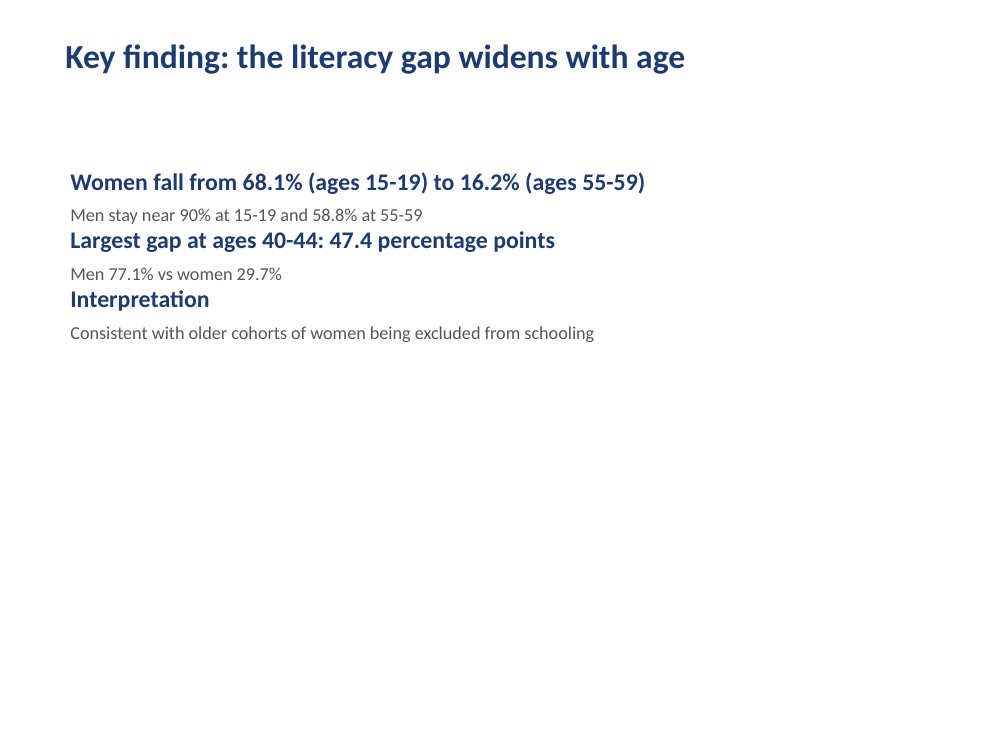
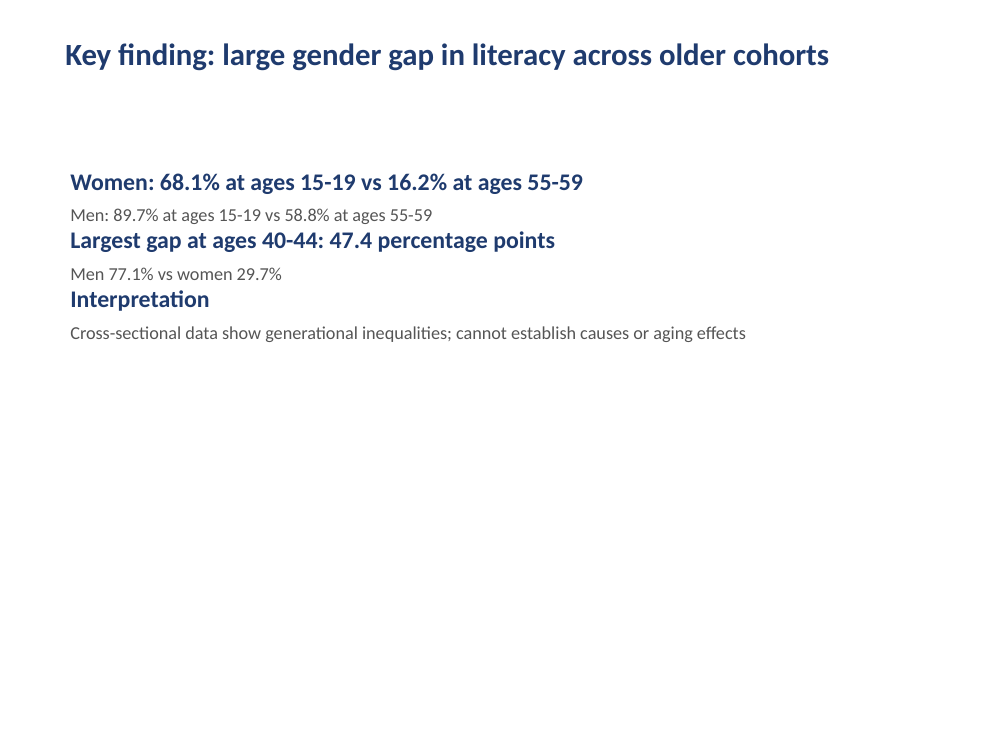
Before and after one commit to abuzark8022/ECO346-A1-FA24-BEDS-105, a slide deck: slide 3 of slides/FA24-BEDS-105.pptx. Drawn at 1008x756 pixels with LibreOffice and Linux fonts; fonts in the diff are those of the drawing. Boxes give left, top, right and bottom in pixels: in the first picture for what was removed or moved away, otherwise in the second. Text is boxed around its words. In the diff, an @@ line names an element or a change of style, - is before the commit and + after.

Commit message:
Refine interpretations, add data validation, automate R-Python cross-check, and integrate slide build in run_all

```diff
--- a/slides/FA24-BEDS-105.pptx
+++ b/slides/FA24-BEDS-105.pptx
@@ text at [65, 43, 829, 71]: text changed; size 24 to 22 pt @@
-Key finding: the literacy gap widens with age
+Key finding: large gender gap in literacy across older cohorts
@@ text at [70, 173, 583, 224]: text changed @@
-Women fall from 68.1% (ages 15-19) to 16.2% (ages 55-59)
-Men stay near 90% at 15-19 and 58.8% at 55-59
+Women: 68.1% at ages 15-19 vs 16.2% at ages 55-59
+Men: 89.7% at ages 15-19 vs 58.8% at ages 55-59
@@ text at [70, 326, 746, 342]: text changed @@
-Consistent with older cohorts of women being excluded from schooling
+Cross-sectional data show generational inequalities; cannot establish causes or aging effects
```
Also in this commit, not shown: 1 other slide changed, 9 other files.
